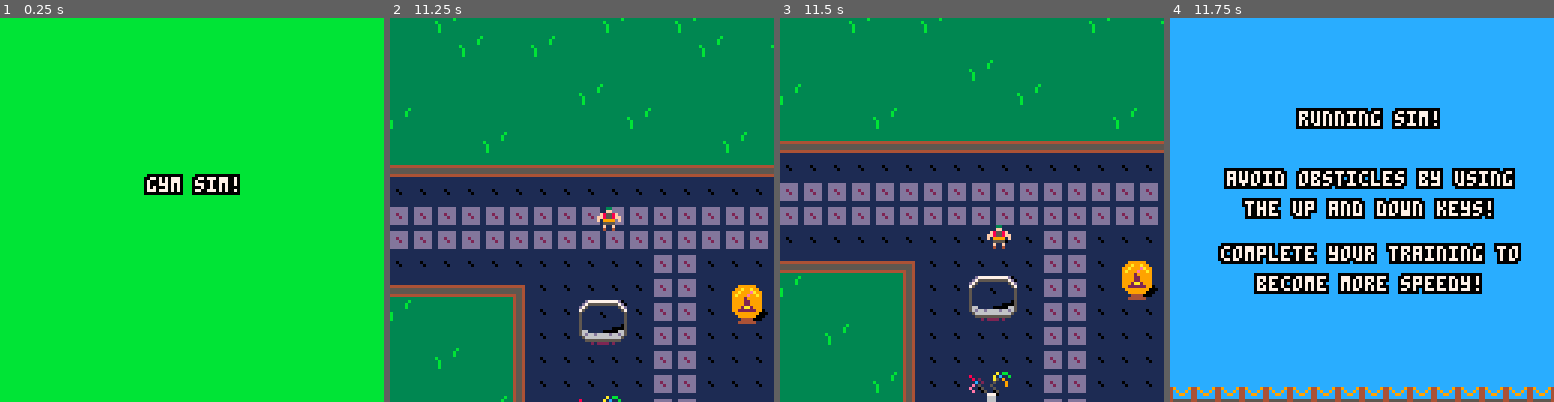
Above: before the commit, frames 1-4 (left to right).
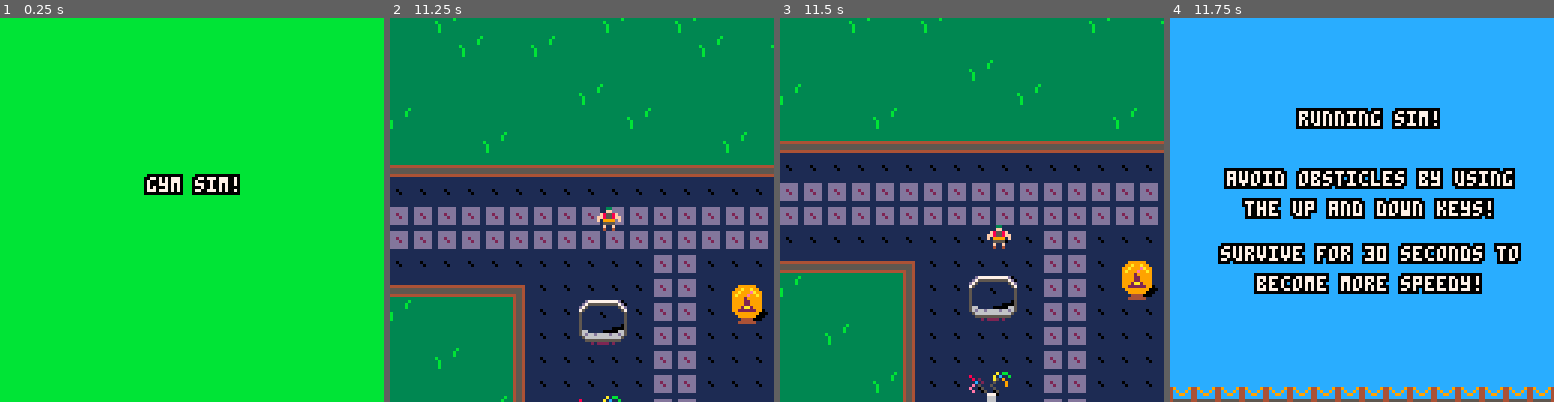
Above: after the commit, the same moments.

Repository: MarkNickerson/GymSim
Game: PICO-8 cartridge gymsim.p8
Same seed, same stepped clock (60 frames per second), same inputs: the game is played once before the commit and once after it.
Inputs:
- Up to frame 1 (0.25 s): no input
- Up to frame 2 (11.25 s): tap O (Z key) at 0.33, 1.07, 2.22, 3.72, 5.22, 6.72, 8.22, 9.72, 11.22 s; tap Down at 0.7 s; tap X (X key) at 1.43, 2.07, 2.82, 3.57, 4.32, 5.07, 5.82, 6.57, 7.32, 8.07, 8.82, 9.57, 10.32, 11.07 s; hold Up 1.97-2.63 s; hold Right 2.68-3.02 s; hold Down 3.07-3.73 s; hold Left 3.78-4.12 s; hold Up 4.17-4.5 s; hold Left 4.55-5.05 s; hold Right 5.1-5.93 s; hold Up 5.98-6.65 s; hold Right 6.7-7.03 s; hold Down 7.08-7.75 s; hold Left 7.8-8.13 s; hold Up 8.18-8.52 s; hold Left 8.57-9.07 s; hold Right 9.12-9.95 s; hold Up 10-10.67 s; hold Right 10.72-11.05 s; hold Down from 11.1 s (still down)
- Up to frame 3 (11.5 s): keep holding Down
- Up to frame 4 (11.75 s): keep holding Down

Frames 1-3 are identical in both runs. In frame 4, 1.3% of the frame differs, in the area x 12-83%, y 58-65%.

Commit message:
Finished running game and feather game

Diff:
--- a/gymsim.p8
+++ b/gymsim.p8
@@ -22,7 +22,10 @@
   boss = 6,
   run_intro = 7,
   run_win = 8,
-  run_fail = 9
+  run_fail = 9,
+  feather_intro = 10,
+  feather_win = 11,
+  feather_fail = 12
 }
 
 boss_states = {
@@ -70,7 +73,7 @@
   dx = 0,
   dy = 0,
   speed = 0.5, -- how far the player should travel over 60 seconds
-  hearts = 0,
+  hearts = 3,
   cw = true,
   runningboost = false,
   featherboost = false,
@@ -78,6 +81,7 @@
 }
 feathers = {}
 weights = {}
+trash = {}
 g = {x=0,y=0.5}
 cam = {x = 0,y = 0}
 solid = false
@@ -85,6 +89,8 @@
 score = 0
 show_feather = true
 timer = 0
+minuteTimer = 0
+timerMult = 50
 --------------------------------------------------------------------------------
 -- end global variables
 --------------------------------------------------------------------------------
@@ -102,6 +108,7 @@
 
 function _update60()
   solid = solid_tile(player.x, player.y)
+  minuteTimer += 1
   if state == game_states.splash then
     update_splash()
   elseif state == game_states.gym then
@@ -120,6 +127,12 @@
     update_run_win()
   elseif state == game_states.run_fail then
     update_run_fail()
+  elseif state == game_states.feather_intro then
+    update_feather_intro()
+  elseif state == game_states.feather_win then
+    update_feather_win()
+  elseif state == game_states.feather_fail then
+    update_feather_fail()
   end
 end
 
@@ -143,6 +156,12 @@
     draw_run_win()
   elseif state == game_states.run_fail then
     draw_run_fail()
+  elseif state == game_states.feather_intro then
+    draw_feather_intro()
+  elseif state == game_states.feather_win then
+    draw_feather_win()
+  elseif state == game_states.feather_fail then
+    draw_feather_fail()
   end
 end
 --------------------------------------------------------------------------------
@@ -216,11 +235,11 @@
 
   local h = mget((player.x + xoffset)/8, (player.y+7)/8)
 
-  if fget(h, 7) then
+  if fget(h, 7) then -- running game
     change_state(7)
   end
-  if fget(h, 6) then
-    change_state(2)
+  if fget(h, 6) then -- feather game
+    change_state(10)
   end
   if fget(h, 5) then
     change_state(4)
@@ -256,6 +275,13 @@
   timer += 1
   local lx=player.x
   local ly=player.y
+  if (flr(minuteTimer/60) <= 10) then
+    timerMult = 50
+  elseif (flr(minuteTimer/60) > 10) and (flr(minuteTimer/60) <= 20) then
+    timerMult = 45
+  elseif (flr(minuteTimer/60) > 20) and (flr(minuteTimer/60) <= 30) then
+    timerMult = 40
+  end
 
   --player movement
   if btn(0) then
@@ -269,12 +295,12 @@
   --world collision
   if(world_collision(player)) player.x=lx player.y=ly
 
-  if timer == 50 then
+  if timer == timerMult then
     random_obj()
     if(show_feather == false) then
-      create_obs(weights,25)
+      create_obs(weights,25, true)
     else
-      create_obs(feathers,24)
+      create_obs(feathers,24, true)
     end
     timer = 0
   end
@@ -288,6 +314,13 @@
 
 function update_feather()
     feather_input()
+    if (player.hearts == 0) then
+      change_state(12) -- change state to fail splash scene
+    end
+    if(score == 20) then
+      change_state(11) -- change state to win splash screen
+      featherboost = true
+    end
 end
 
 function draw_feather()
@@ -295,12 +328,129 @@
   camera(0, 0)
   spr(1,player.x,player.y) --draw player
 
-  print ( 'time:'..flr(time()), 95, 2, 7)
-  print ( 'score:'..score, 95, 10, 7)
+  --print ( 'time:'..flr(time()), 95, 2, 7)
+  --print ( 'score:'..score, 95, 10, 7)
 
   -- spawn objects
   foreach(feathers, draw_obs)
   foreach(weights, draw_obs)
+  draw_hearts()
+end
+
+function update_feather_intro()
+  if btnp(5) then
+      change_state(2) -- change state to feather scene
+  end
+end
+
+function draw_feather_intro()
+  cls()
+  camera(0, 0)
+  rectfill(0,0,screen_size,screen_size,12)
+  local text = " feather sim!"
+  write(text, text_x_pos(text), 30,7)
+  local text = " avoid obsticles by using"
+  write(text, text_x_pos(text), 50,7)
+  local text = " the left and right keys!"
+  write(text, text_x_pos(text), 60,7)
+  local text = " collect 20 feathers to"
+  write(text, text_x_pos(text), 80,7)
+  local text = " complete your training"
+  write(text, text_x_pos(text), 90,7)
+  local text = " and become more agile!"
+  write(text, text_x_pos(text), 100,7)
+  spr(20, 0, 120)
+  spr(20, 8, 120)
+  spr(20, 16, 120)
+  spr(20, 24, 120)
+  spr(20, 32, 120)
+  spr(20, 40, 120)
+  spr(20, 48, 120)
+  spr(20, 56, 120)
+  spr(20, 64, 120)
+  spr(20, 72, 120)
+  spr(20, 80, 120)
+  spr(20, 88, 120)
+  spr(20, 96, 120)
+  spr(20, 104, 120)
+  spr(20, 112, 120)
+  spr(20, 120, 120)
+end
+
+function update_feather_win()
+  if btnp(5) then
+      change_state(1) -- change state to gym scene
+  end
+end
+
+function draw_feather_win()
+  cls()
+  camera(0, 0)
+  rectfill(0,0,screen_size,screen_size,14)
+  local text = " you won!"
+  write(text, text_x_pos(text), 30,7)
+  local text = " you'll be able to"
+  write(text, text_x_pos(text), 50,7)
+  local text = " use an agility attack"
+  write(text, text_x_pos(text), 60,7)
+  local text = " when fighting the vacuum!"
+  write(text, text_x_pos(text), 70,7)
+  local text = " good job!"
+  write(text, text_x_pos(text), 90,7)
+  spr(22, 0, 120)
+  spr(22, 8, 120)
+  spr(22, 16, 120)
+  spr(22, 24, 120)
+  spr(22, 32, 120)
+  spr(22, 40, 120)
+  spr(22, 48, 120)
+  spr(22, 56, 120)
+  spr(22, 64, 120)
+  spr(22, 72, 120)
+  spr(22, 80, 120)
+  spr(22, 88, 120)
+  spr(22, 96, 120)
+  spr(22, 104, 120)
+  spr(22, 112, 120)
+  spr(22, 120, 120)
+end
+
+function update_feather_fail()
+  if btnp(5) then
+      change_state(1) -- change state to gym scene
+  end
+end
+
+function draw_feather_fail()
+  cls()
+  camera(0, 0)
+  rectfill(0,0,screen_size,screen_size,9)
+  local text = " you failed!"
+  write(text, text_x_pos(text), 30,7)
+  local text = " you'll have to hit"
+  write(text, text_x_pos(text), 50,7)
+  local text = " the gym more if you"
+  write(text, text_x_pos(text), 60,7)
+  local text = " want to beat the vacuum!"
+  write(text, text_x_pos(text), 70,7)
+  local text = " try again!"
+  write(text, text_x_pos(text), 90,7)
+  spr(23, 0, 120)
+  spr(23, 8, 120)
+  spr(23, 16, 120)
+  spr(23, 24, 120)
+  spr(23, 32, 120)
+  spr(23, 40, 120)
+  spr(23, 48, 120)
+  spr(23, 56, 120)
+  spr(23, 64, 120)
+  spr(23, 72, 120)
+  spr(23, 80, 120)
+  spr(23, 88, 120)
+  spr(23, 96, 120)
+  spr(23, 104, 120)
+  spr(23, 112, 120)
+  spr(23, 120, 120)
 end
 --------------------------------------------------------------------------------
 -- end feather
@@ -312,6 +462,15 @@
 -- begin runner
 --------------------------------------------------------------------------------
 function runner_input()
+  if (flr(minuteTimer/60) <= 10) then
+    timerMult = 25
+  elseif (flr(minuteTimer/60) > 10) and (flr(minuteTimer/60) <= 20) then
+    timerMult = 15
+  elseif (flr(minuteTimer/60) > 20) and (flr(minuteTimer/60) <= 30) then
+    timerMult = 13
+  end
+  timer += 1
+
   -- up
   if btnp(2) then
     player.y -= 24
@@ -322,6 +481,21 @@
     player.y += 24
     if (player.y>=98) player.y=96
   end
+
+  if timer == timerMult then
+    random_obj()
+    if(show_feather == false) then
+      create_obs(trash,37, false)
+    else
+      create_obs(trash,38, false)
+    end
+    timer = 0
+  end
+
+
+  trash_collision(trash)
+
+  foreach(trash, update_trash)
 end
 
 function update_runner()
@@ -329,16 +503,26 @@
     if (player.hearts == 0) then
       change_state(9) -- change state to fail splash scene
     end
+    if (flr(minuteTimer/60) == 30) then
+      change_state(8) -- change state to win splash screen
+      runningboost = true
+    end
 end
 
 function draw_runner()
   cls()
+
   -- draw map
   map(38, 0, -((time()*16 % 8)), 0, 128, 32)
   camera(0, 0)
   -- draw player sprite
+
+
+  -- spawn objects
+  foreach(trash, draw_obs)
+  draw_hearts()
   spr(1, player.x, player.y)
-  draw_hearts()
+  --debug()
 end
 
 function update_run_intro()
@@ -357,7 +541,7 @@
   write(text, text_x_pos(text), 50,7)
   local text = " the up and down keys!"
   write(text, text_x_pos(text), 60,7)
-  local text = " complete your training to"
+  local text = " survive for 30 seconds to"
   write(text, text_x_pos(text), 75,7)
   local text = " become more speedy!"
   write(text, text_x_pos(text), 85,7)
@@ -602,13 +786,14 @@
 
 function debug()
   --print(solid, player.x+3, player.y-11, 9)
-  write("game state is " .. tostr(state), 0,0,4)
+  --write("game state is " .. tostr(state), 0,0,4)
   -- for button=0,#isbuttonpressed - 1 do
   --   write("btn " .. tostr(button) .. " " .. tostr(wasbuttonreleased[button + 1]), 0,20 + button * 10, 4)
   -- end
   --if state == game_states.boss then
   -- write("boss state is " .. tostr(boss_state), 0,10,4)
   --end
+  print (timer, player.x + 3, player.y - 11, 9)
 end
 
 -- state changes
@@ -618,8 +803,11 @@
     music(0)
     player.x = 16
     player.y = 68
-    camera(player.x, player.y)
+    player.hearts = 3
+    cam.x = 0
+    cam.y = 0
     player.speed = 1
+    timer = 0
     state = game_states.gym
 
   elseif game == 2 then
@@ -629,11 +817,14 @@
     w = 128
     h = 128
     state = game_states.feather
+    minuteTimer = 0
+    score = 0
 
   elseif game == 3 then
     player.x = 16
     player.y = 48
     state = game_states.runner
+    minuteTimer = 0
 
   elseif game == 4 then
     state = game_states.masher
@@ -652,6 +843,12 @@
     state = game_states.run_win
   elseif game == 9 then
     state = game_states.run_fail
+  elseif game == 10 then
+    state = game_states.feather_intro
+  elseif game == 11 then
+    state = game_states.feather_win
+  elseif game == 12 then
+    state = game_states.feather_fail
   end
 end
 
@@ -673,15 +870,6 @@
     end
   end
   return cur -- no more options
-end
-
-function issolid(x, y)
-  val=mget(x, y)
-
- -- check if flag 1 is set (the
- -- orange toggle button in the
- -- sprite editor)
- return fget(val, 1)
 end
 
 -- calculate center position in x axis
@@ -775,6 +963,12 @@
     spr(23, 101, 1)
     spr(23, 92, 1)
   end
+  if(state == game_states.runner) then
+    print ('timer:'..flr(minuteTimer/60), 90, 10, 0)
+  end
+  if(state == game_states.feather) then
+    print ('score:'..score, 90, 10, 0)
+  end
 end
 
 -- check for solid tiles
@@ -802,11 +996,16 @@
     end
 end
 
-function create_obs(obj, sprite)
+function create_obs(obj, sprite, top)
   -- empty table to fill with below values
   local o = {}
-  o.x = flr(rnd(110)) + 10
-  o.y = 0
+  if (top == true) then
+    o.x = flr(rnd(110)) + 10
+    o.y = 0
+  else
+    o.x = 128
+    o.y = (flr(rnd(4)) + 1) * 24
+  end
   o.sprite = sprite
 
   add(obj, o)
@@ -817,8 +1016,13 @@
   o.y += 2
 end
 
+
 function update_weights(o)
   o.y += 4
+end
+
+function update_trash(o)
+  o.x -= 1
 end
 
 function draw_obs(o)
@@ -832,12 +1036,29 @@
         del(obj, f)
         if (obj == feathers) then
           score += 1
+          sfx(7)
+        elseif (obj == weights) then
+          player.hearts -= 1
+          sfx(6)
         end
       end
 
       if (f.y>128) del(obj, f)
   end
 end
+
+function trash_collision(obj)
+  for f in all(obj) do
+    if(f.x == player.x) and (f.y == player.y) then
+      del(obj, f)
+      sfx(6)
+      player.hearts -= 1
+    end
+    if (f.x<=0) del(obj, f)
+  end
+end
+
+
 
 function world_collision(a)
   local cb = false
@@ -906,7 +1127,7 @@
 00000000000666666dddd00000222aaaaa2200000000000000000000000000000000000000000000000000000000000000000000000000000000000000000000
 00000000000666666666600002222222222220000000000000000000000000000000000000000000000000000000000000000000000000000000000000000000
 __gff__
-0001020202020202020202020000000000000000000000000000202040408080000000000000000000002020404080800000000000000000000000000000000000000000000000000000000000000000000000000000000000000000000000000000000000000000000000000000000000000000000000000000000000000000
+0001020202020202020202020000000000000000000000000000202040408080000000000002020000002020404080800000000000000000000000000000000000000000000000000000000000000000000000000000000000000000000000000000000000000000000000000000000000000000000000000000000000000000
 0000000000000000000000000000000000000000000000000000000000000000000000000000000000000000000000000000000000000000000000000000000000000000000000000000000000000000000000000000000000000000000000000000000000000000000000000000000000000000000000000000000000000000
 __map__
 0d0e0e0d0e0e0e0e0e0e0d0e0e0d0e0e0e0e0e0e0d0e0e0d0e0e0e0e0e0e0e0d0e0e0d0e0e0e131313131313131313131313131313131300000000000000000000000000000000000000000000000000000000000000000000000000000000000000000000000000000000000000000000000000000000000000000000000000
Not shown, changed: the sound effects (__sfx__) section of gymsim.p8
